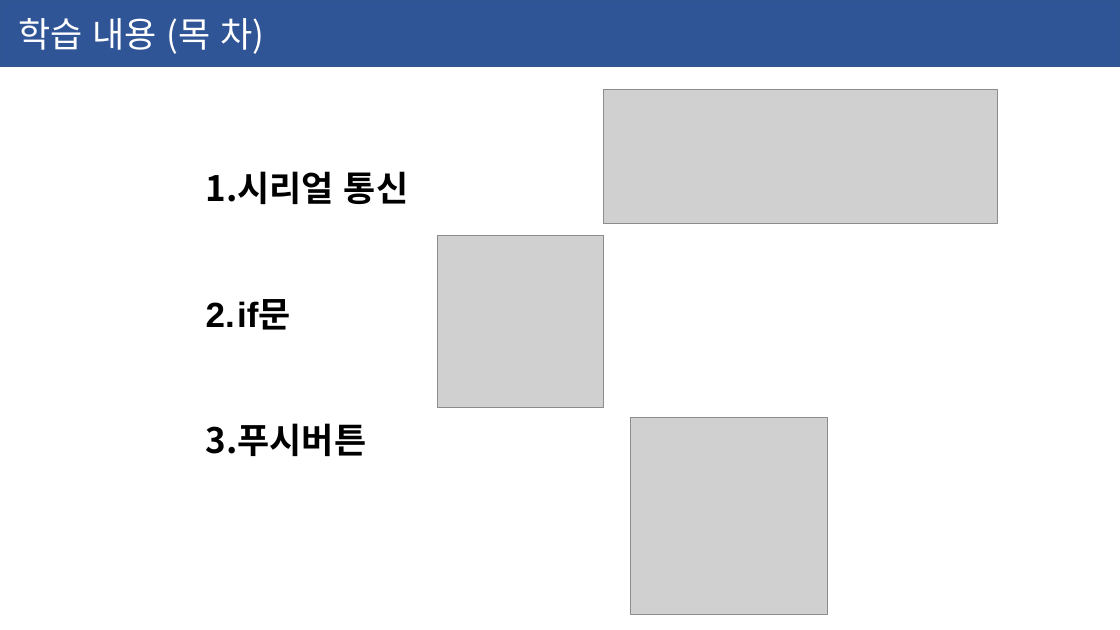
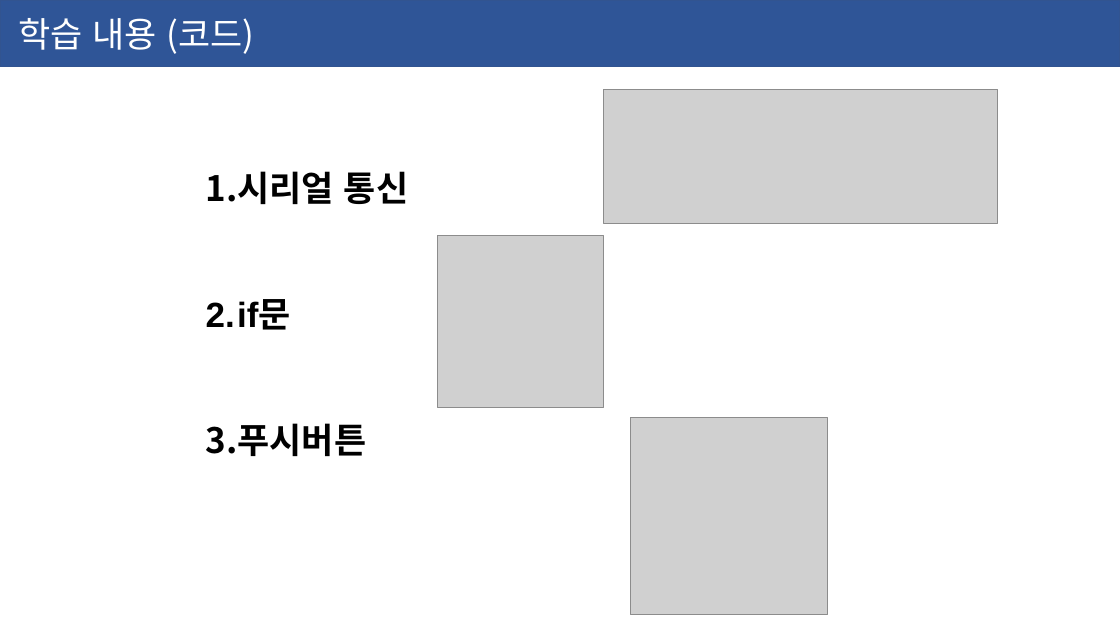
Before and after one commit to ssjf409/2020-yeonsu-highschool, a slide deck: slide 6 of 2020-06-03-연수고.pptx. Drawn at 1120x630 pixels with LibreOffice and Linux fonts; fonts in the diff are those of the drawing; grey boxes stand for pictures. Boxes give left, top, right and bottom in pixels: in the first picture for what was removed or moved away, otherwise in the second. Text is boxed around its words. In the diff, an @@ line names an element or a change of style, - is before the commit and + after.

```diff
--- a/2020-06-03-연수고.pptx
+++ b/2020-06-03-연수고.pptx
@@ text in rectangle at <box>18,18,254,54</box>: text changed @@
-학습 내용 (목 차)
+학습 내용 (코드)
```
Also in this commit, not shown: 2 slides added.
